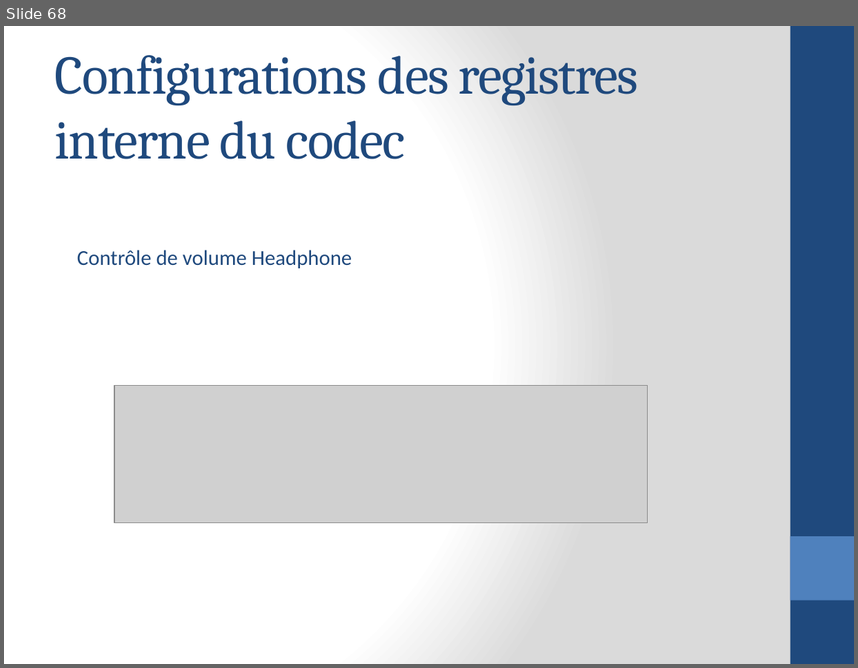
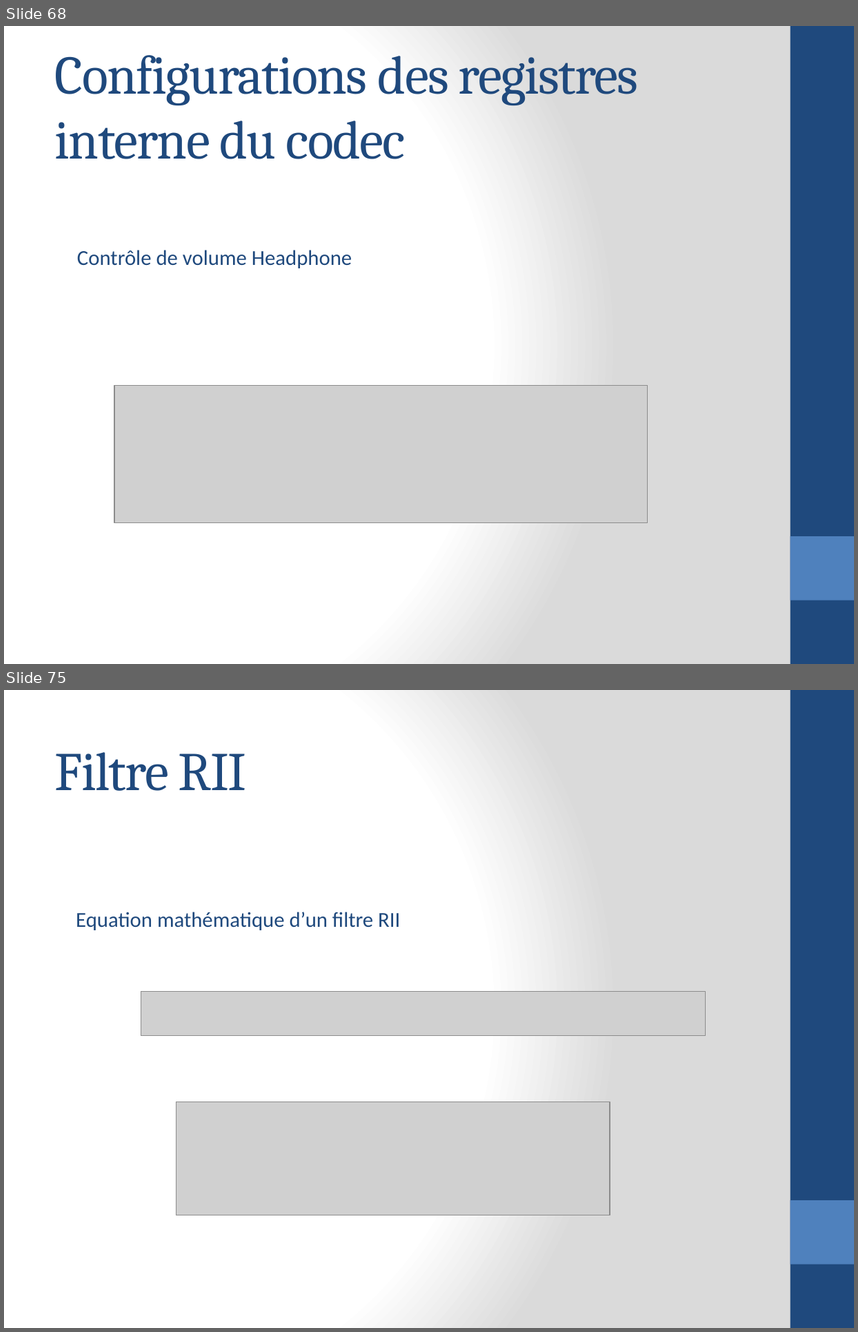
Before and after one commit to aminehatim/rapport, a slide deck: Traitement de signal audio en temps réel.pptx. Shown one above the other, each under a label of ours: slide 68 before the commit, slides 68 and 75 after it; the slides between them are not shown. The pictures are 858x668 and 858x1332 pixels, drawn with LibreOffice and Linux fonts; fonts in the diff are those of the drawing; grey boxes stand for pictures. Boxes give left, top, right and bottom in pixels: in the first picture for what was removed or moved away, otherwise in the second. Text is boxed around its words. In the diff, an @@ line names an element or a change of style, - is before the commit and + after.

```diff
--- a/Traitement de signal audio en temps réel.pptx
+++ b/Traitement de signal audio en temps réel.pptx
@@ slide 75 added at [4, 690, 854, 1328], background gradient #FFFFFF to #DADADA; not listed: 2 template elements that a slide beside it also shows @@
@@ title added at [55, 752, 247, 791], 46 pt, text #1F497D @@
+Filtre RII
@@ text added at [76, 911, 400, 930], 18 pt, text #1F497D @@
+Equation mathématique d’un filtre RII
@@ picture added at [141, 991, 705, 1035] @@
@@ picture added at [176, 1101, 609, 1214] @@
```
Also in this commit, not shown: 48 other slides added, 1 slide removed.
